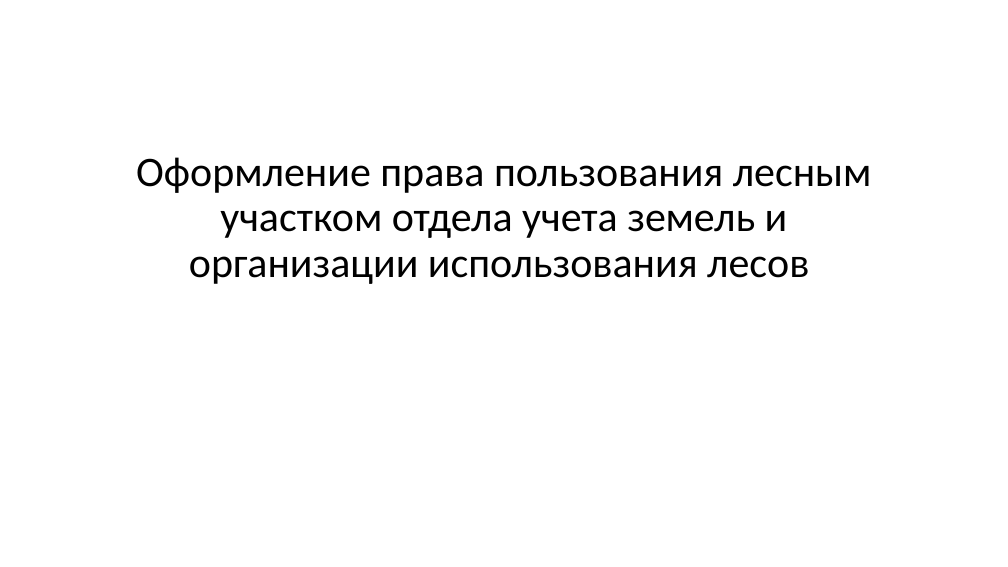
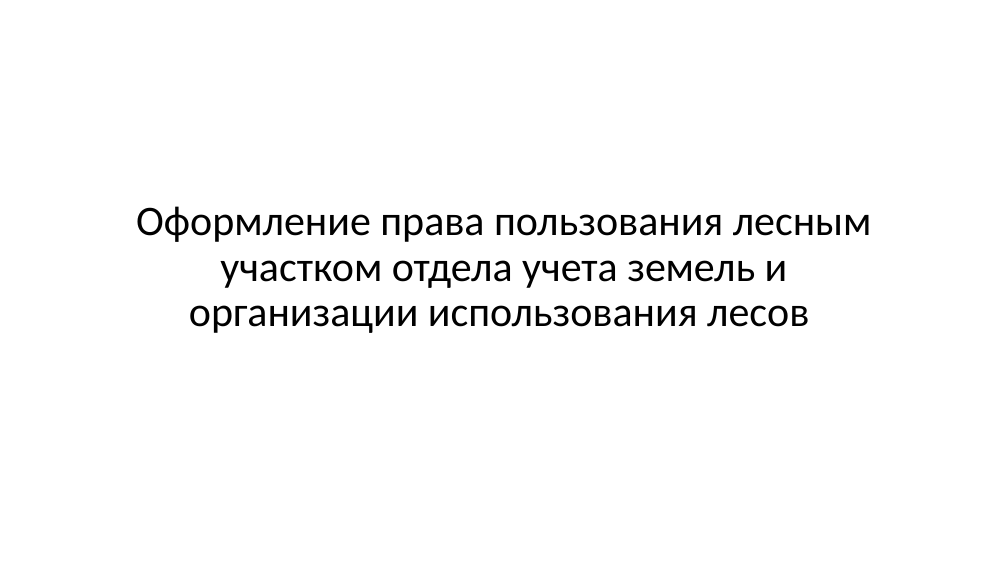
Before and after one commit to mcdodik20008/docs, a slide deck: slide 2 of Презентация.pptx (slide 1 before the commit). Drawn at 1008x567 pixels with LibreOffice and Linux fonts; fonts in the diff are those of the drawing. Boxes give left, top, right and bottom in pixels: in the first picture for what was removed or moved away, otherwise in the second. Text is boxed around its words. In the diff, an @@ line names an element or a change of style, - is before the commit and + after.

```diff
--- a/Презентация.pptx
+++ b/Презентация.pptx
@@ title "Оформление права пользования лесным участком ...": place and size @@
-title "Оформление права пользования лесным участком ..." at box(136, 157, 872, 284)
+title "Оформление права пользования лесным участком ..." at box(136, 206, 872, 333)
```
Also in this commit, not shown: 3 other slides changed, 4 slides added, 2 slides removed, 2 other files.
